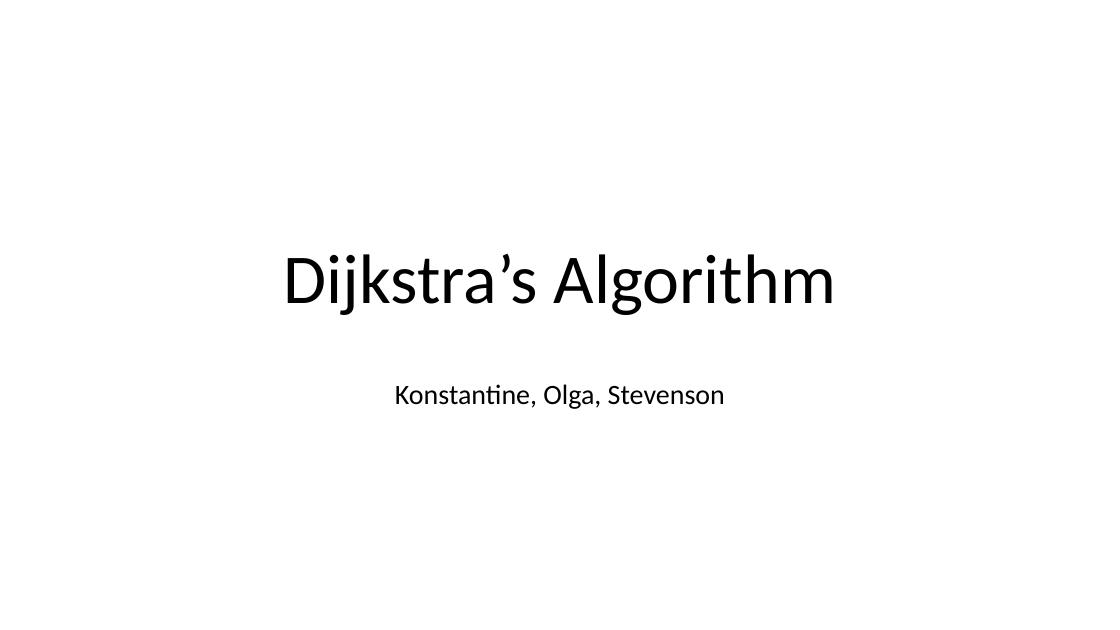
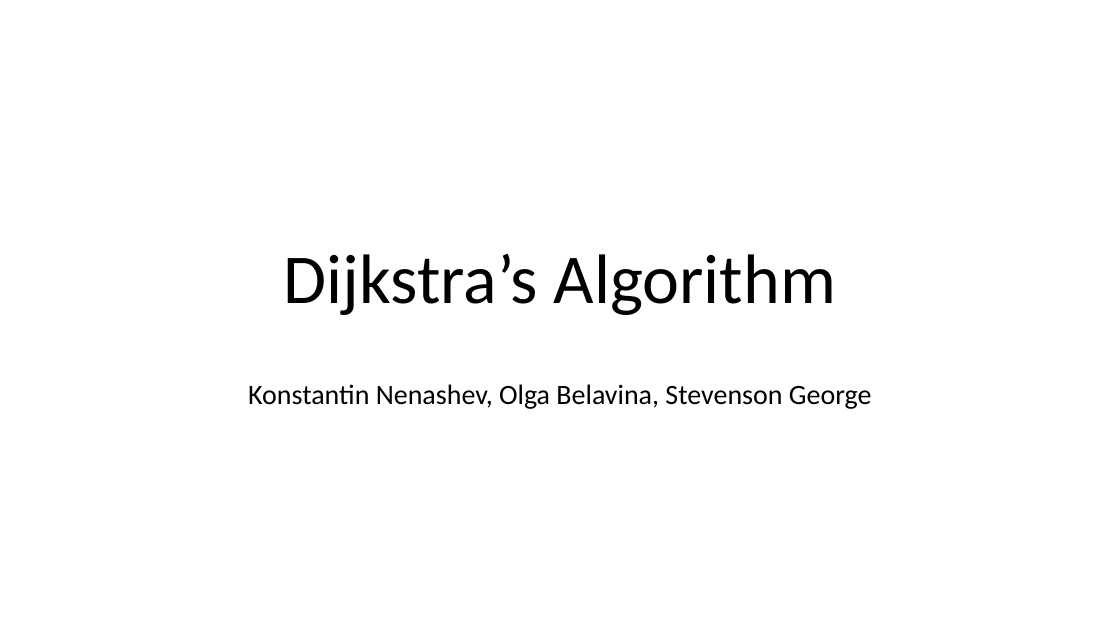
Before and after one commit to belavina/Assignment3_DSA, a slide deck: slide 1 of Assignment3_DSA.pptx. Drawn at 1120x630 pixels with LibreOffice and Linux fonts; fonts in the diff are those of the drawing. Boxes give left, top, right and bottom in pixels: in the first picture for what was removed or moved away, otherwise in the second. Text is boxed around its words. In the diff, an @@ line names an element or a change of style, - is before the commit and + after.

```diff
--- a/Assignment3_DSA.pptx
+++ b/Assignment3_DSA.pptx
@@ subtitle at (248, 384, 872, 409): text changed @@
-Konstantine, Olga, Stevenson
+Konstantin Nenashev, Olga Belavina, Stevenson George
```
